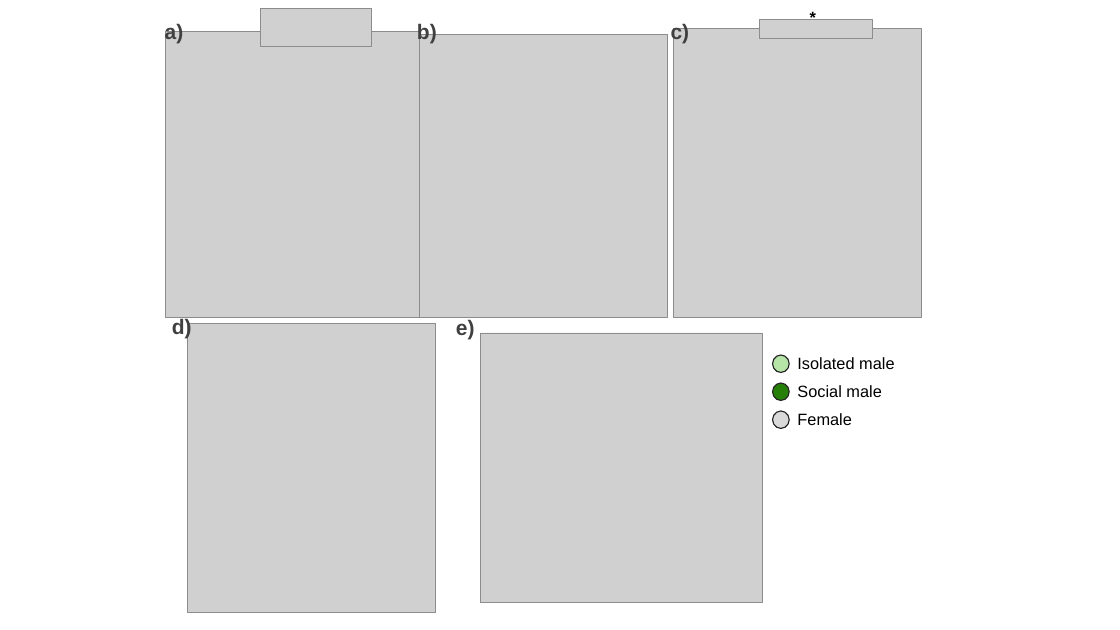
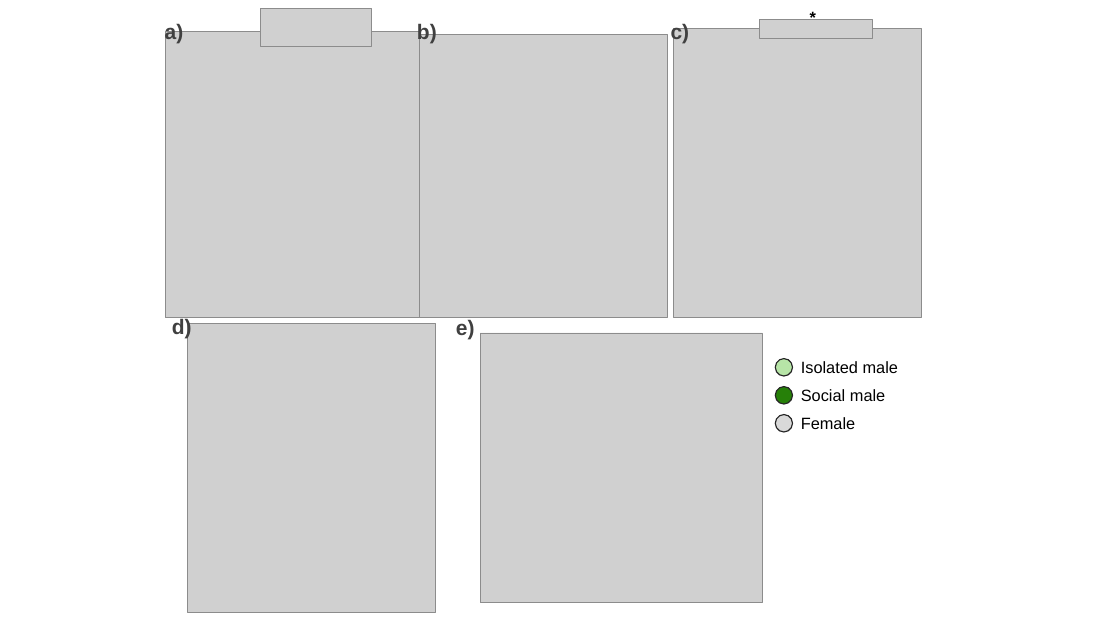
Before and after one commit to janyan33/bb_soc_exp, a slide deck: slide 4 of males_summer_2023/soc_exp_ms_figs.pptx. Drawn at 1120x630 pixels with LibreOffice and Linux fonts; fonts in the diff are those of the drawing; grey boxes stand for pictures. Boxes give left, top, right and bottom in pixels: in the first picture for what was removed or moved away, otherwise in the second. Text is boxed around its words. In the diff, an @@ line names an element or a change of style, - is before the commit and + after.

Commit message:
Female opposite-sex network analysis

```diff
--- a/males_summer_2023/soc_exp_ms_figs.pptx
+++ b/males_summer_2023/soc_exp_ms_figs.pptx
@@ ellipse: place and size @@
-ellipse at <box>773,355,790,373</box>
+ellipse at <box>776,359,792,376</box>
@@ text "Isolated male": place and size @@
-text "Isolated male" at <box>797,357,894,369</box>
+text "Isolated male" at <box>801,361,898,373</box>
@@ text "Social male": place and size @@
-text "Social male" at <box>797,385,881,397</box>
+text "Social male" at <box>801,389,885,401</box>
@@ ellipse: place and size @@
-ellipse at <box>773,411,790,429</box>
+ellipse at <box>776,415,792,433</box>
@@ text "Female": place and size @@
-text "Female" at <box>797,413,852,425</box>
+text "Female" at <box>801,417,856,429</box>
```
Also in this commit, not shown: 17 other files.
